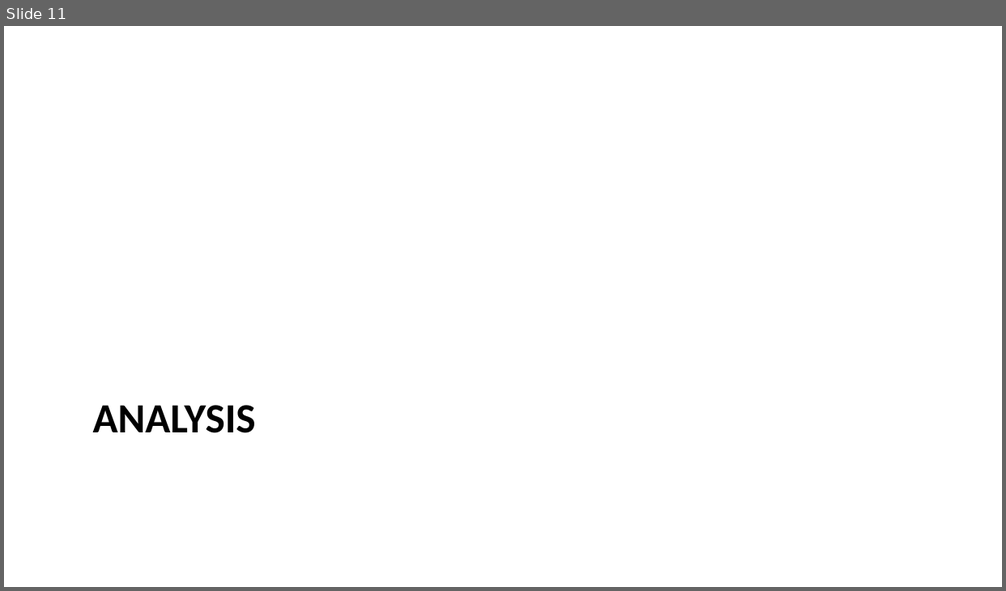
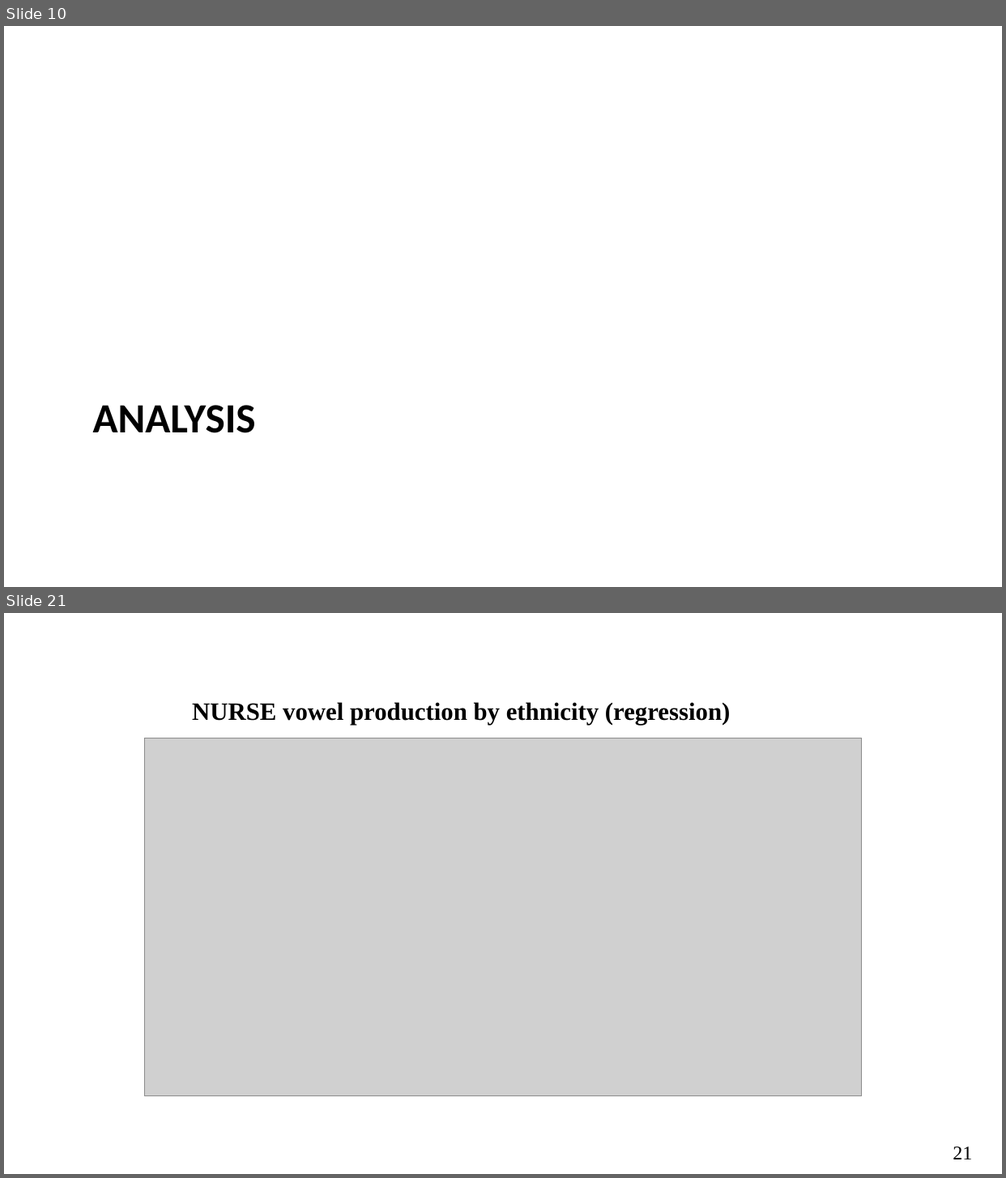
Before and after one commit to ClassOrg-Data-Sci-2024/Computational-mapping-of-NURSE-vowels-in-NE, a slide deck: Presentation.pptx. Shown one above the other, each under a label of ours: slide 11 before the commit, slides 10 and 21 after it; the slides between them are not shown. The pictures are 1006x591 and 1006x1178 pixels, drawn with LibreOffice and Linux fonts; fonts in the diff are those of the drawing; grey boxes stand for pictures. Boxes give left, top, right and bottom in pixels: in the first picture for what was removed or moved away, otherwise in the second. Text is boxed around its words. In the diff, an @@ line names an element or a change of style, - is before the commit and + after.

```diff
--- a/Presentation.pptx
+++ b/Presentation.pptx
@@ slide 21 added at (x1=4, y1=613, x2=1002, y2=1174), background #FFFFFF @@
@@ text added at (x1=192, y1=702, x2=730, y2=725), 18 pt, text #000000, bold @@
+NURSE vowel production by ethnicity (regression)
@@ picture added at (x1=145, y1=738, x2=863, y2=1096) @@
@@ text added at (x1=953, y1=1147, x2=972, y2=1160), 14 pt, text #000000 @@
+21
@@ what was slide 11 is now slide 10 @@
```
Also in this commit, not shown: 23 slides changed, 6 slides removed.
